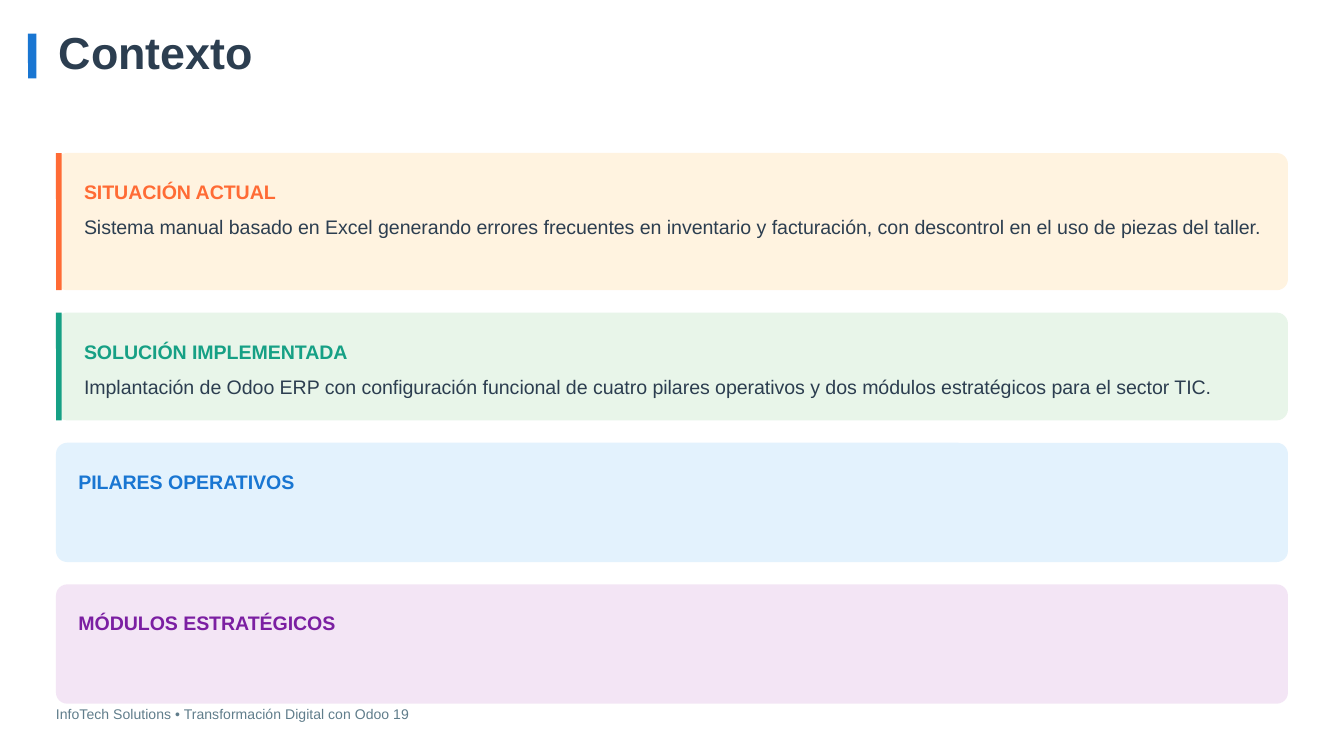
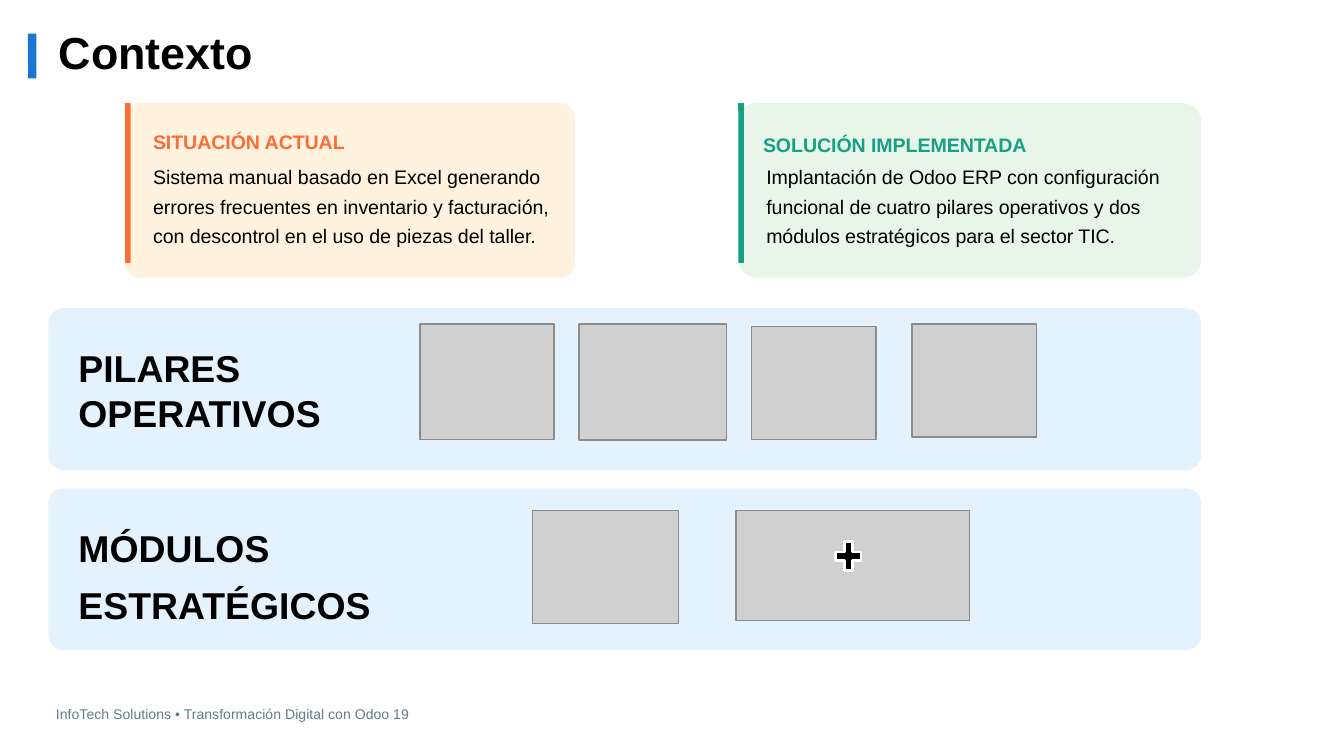
Before and after one commit to jav-anibal/mi-presentacion-odoo, a slide deck: slide 2 of files/ERP_Odoo_Transformacion_Digital.pptx. Drawn at 1344x756 pixels with LibreOffice and Linux fonts; fonts in the diff are those of the drawing; grey boxes stand for pictures. Boxes give left, top, right and bottom in pixels: in the first picture for what was removed or moved away, otherwise in the second. Text is boxed around its words. In the diff, an @@ line names an element or a change of style, - is before the commit and + after.

```diff
--- a/files/ERP_Odoo_Transformacion_Digital.pptx
+++ b/files/ERP_Odoo_Transformacion_Digital.pptx
@@ rounded rectangle: place and size @@
-rounded rectangle at box(56, 153, 1289, 290)
+rounded rectangle at box(125, 103, 575, 278)
@@ line moved from (59, 153) - (59, 290) to (128, 103) - (128, 263) @@
@@ rounded rectangle: place and size @@
-rounded rectangle at box(56, 313, 1289, 421)
+rounded rectangle at box(738, 103, 1200, 278)
@@ line moved from (59, 313) - (59, 421) to (741, 103) - (741, 263) @@
@@ text "SITUACIÓN ACTUAL": place and size @@
-text "SITUACIÓN ACTUAL" at box(84, 184, 276, 199)
+text "SITUACIÓN ACTUAL" at box(153, 134, 345, 149)
@@ text "SOLUCIÓN IMPLEMENTADA": place and size @@
-text "SOLUCIÓN IMPLEMENTADA" at box(84, 343, 347, 360)
+text "SOLUCIÓN IMPLEMENTADA" at box(763, 137, 1026, 153)
@@ text "Sistema manual basado en Excel ...": place and size @@
-text "Sistema manual basado en Excel ..." at box(84, 219, 1260, 238)
+text "Sistema manual basado en Excel ..." at box(153, 169, 549, 247)
@@ text colour #2C3E50 to #000000 in 3 elements at box(59, 37, 253, 70), box(153, 169, 549, 247), box(766, 169, 1160, 247) @@
@@ text "Implantación de Odoo ERP con ...": place and size @@
-text "Implantación de Odoo ERP con ..." at box(84, 379, 1211, 398)
+text "Implantación de Odoo ERP con ..." at box(766, 169, 1160, 247)
@@ rounded rectangle: place and size @@
-rounded rectangle at box(56, 442, 1289, 562)
+rounded rectangle at box(48, 308, 1202, 469)
@@ picture added at box(421, 324, 554, 439) @@
@@ picture added at box(579, 324, 727, 439) @@
@@ picture added at box(751, 327, 876, 439) @@
@@ picture added at box(913, 324, 1038, 437) @@
@@ text "PILARES OPERATIVOS": place and size @@
-text "PILARES OPERATIVOS" at box(78, 475, 294, 489)
+text "PILARES OPERATIVOS" at box(78, 356, 320, 428)
@@ text "PILARES OPERATIVOS" at box(78, 356, 320, 428): size 10.5 to 20 pt, text colour #1976D2 to #000000; line spacing 15pt to 1 @@
@@ rounded rectangle: place and size @@
-rounded rectangle at box(56, 585, 1289, 704)
+rounded rectangle at box(48, 488, 1202, 649)
@@ rounded rectangle at box(48, 488, 1202, 649): fill #F3E5F5 to #E3F2FD @@
@@ text at box(78, 533, 370, 620): text changed; size 10.5 to 20 pt; text colour #7B1FA2 to #000000 @@
-MÓDULOS ESTRATÉGICOS
+MÓDULOS
+ESTRATÉGICOS
@@ picture added at box(532, 511, 679, 624) @@
@@ picture added at box(737, 511, 970, 621) @@
@@ plus sign added at box(831, 536, 866, 577), fill #000000, outline #FFFFFF 1.5 pt @@
```
Also in this commit, not shown: 3 other slides changed, 1 other file.
